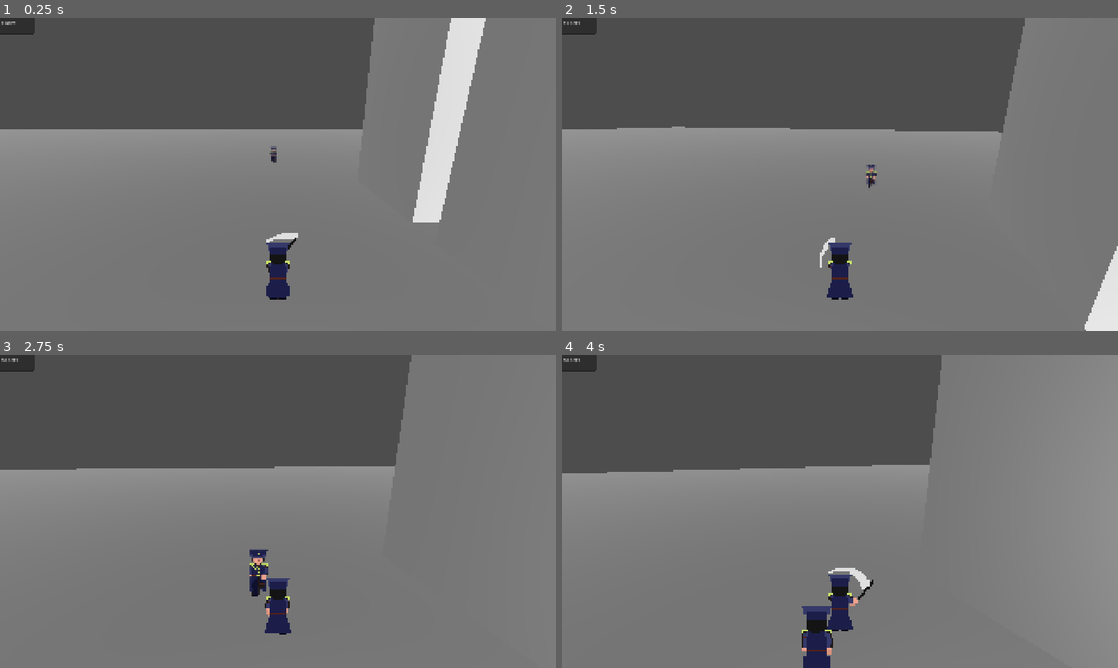
Above: before the commit, frames 1-4 (two rows, left to right).
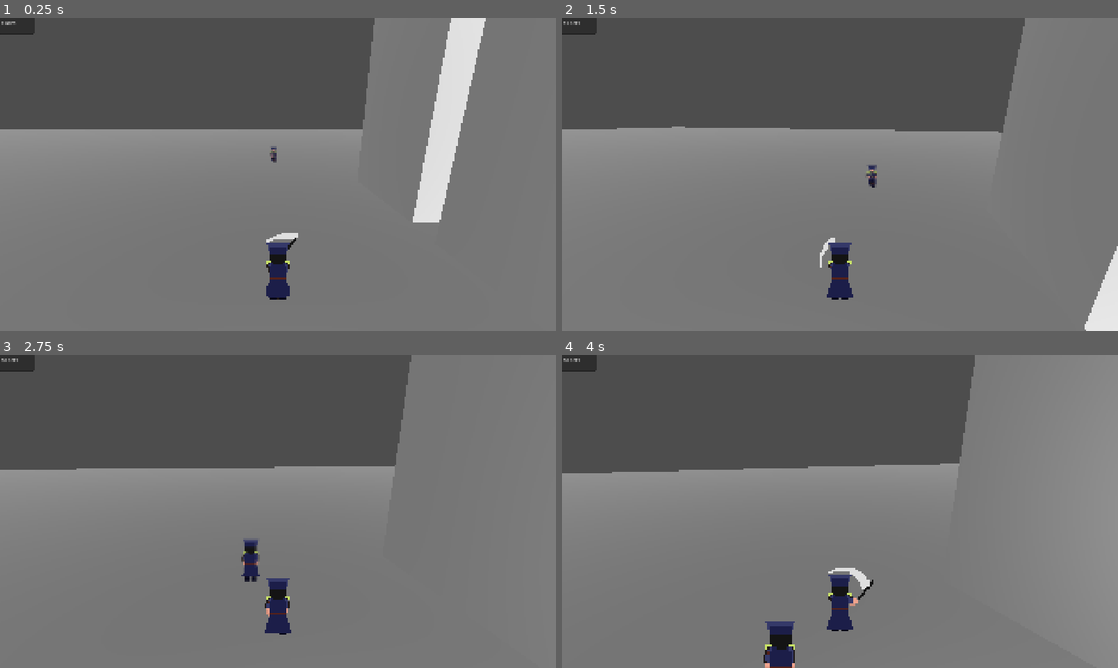
Above: after the commit, the same moments.

Repository: zenrythebard/dinamik_21_gamejam
Game: Godot game, scene res://test_assets/test_3d.tscn
Two runs of this game, one before a commit and one after it. Both use one fixed random seed, a clock stepped at 60 frames per second and the inputs below. This scene is started directly instead of the project's main scene.
Inputs (mouse positions are in pixels of both pictures, inside the frame that each line leads up to):
- Up to frame 1 (0.25 s): no input
- Up to frame 2 (1.5 s): tap Enter (ui_accept) at 0.5, 0.77 s; move the mouse to (867, 174) at 0.52 s; hold W (walk_forward) from 0.53 s (still down); click (867, 174) at 0.6 s; move the mouse to (812, 174) at 1.27 s; click (812, 174) at 1.35 s
- Up to frame 3 (2.75 s): keep holding W (walk_forward); tap Enter (ui_accept) at 1.52 s; move the mouse to (289, 505) at 2.02 s; click (289, 505) at 2.1 s
- Up to frame 4 (4 s): keep holding W (walk_forward); move the mouse to (834, 517) at 2.77 s; click (834, 517) at 2.85 s; tap Enter (ui_accept) at 3.02, 3.77 s; move the mouse to (878, 514) at 3.52 s; click (878, 514) at 3.6 s

The runs differ from the first frame. In frame 1, less than 0.1% of the frame differs, in the area x 48-50%, y 42-47%; in frame 2, less than 0.1%; in frame 3, 0.6%; in frame 4, 3.7%, in the area x 8-75%, y 0-100%.

Commit message:
start behaviour

Diff:
--- a/test_assets/ninja.gd
+++ b/test_assets/ninja.gd
@@ -7,7 +7,9 @@
 var target_pos : Vector3
 var follow_player : bool = true
 var player_in_range : bool = false
-var first_strike : bool = true
+var first_strike : bool = false
+var able_attack : bool = false
+var attack_in_range : bool = false
 var player_facing : Vector2
 @export var sprite: AnimatedSprite3D
 @export var animation_tree: AnimationTree
@@ -29,6 +31,7 @@
 		#velocity.y = JUMP_VELOCITY
 	ninja_behaviour()
 	move_and_slide()
+	direction_relative_to_player()
 
 func ninja_behaviour():
 	if target:
@@ -38,22 +41,57 @@
 			elif first_strike == true:
 				run_to_player()
 			else:
-				velocity.x = move_toward(velocity.x, 0, SPEED)
-				velocity.z = move_toward(velocity.z, 0, SPEED)
-				animation_player.play("idle")
+				idle_behaviour()
 	else:
-		velocity.x = move_toward(velocity.x, 0, SPEED)
-		velocity.z = move_toward(velocity.z, 0, SPEED)
-		animation_player.play("idle")
+		idle_behaviour()
 
 func run_to_player():
+	await get_tree().create_timer(0.1).timeout
 	target_pos = target.position
 	nav_agent.target_position = target_pos
 	var next_path_pos : Vector3 = nav_agent.get_next_path_position()
 	var direction : Vector3 = global_position.direction_to(next_path_pos)
 	velocity = direction * SPEED
 	animation_tree["parameters/walk/blend_position"] = player_facing
-	print(animation_tree["parameters/walk/blend_position"])
+	animation_tree["parameters/blend_walk/blend_amount"] = 1
+
+func hover_behaviour():
+	return
+
+func idle_behaviour():
+	await get_tree().create_timer(0.1).timeout
+	velocity.x = move_toward(velocity.x, 0, SPEED)
+	velocity.z = move_toward(velocity.z, 0, SPEED)
+	animation_tree["parameters/blend_walk/blend_amount"] = 0
+
+
+func first_strike_behaviour():
+	if first_strike == true :
+		if attack_in_range == false :
+			run_to_player()
+		else :
+
+
+			return
+
+func attack_behaviour():
+	return
+
+
+
+
+var player_position_relative_x : String
+var player_position_relative_z : String
+
+func direction_relative_to_player () :
+	if player.global_position.x > global_position.x:
+		player_position_relative_x = "east"
+	if player.global_position.x < global_position.x:
+		player_position_relative_x = "west"
+	if player.global_position.z > global_position.z:
+		player_position_relative_z = "south"
+	if player.global_position.z < global_position.z:
+		player_position_relative_z = "north"
 
 func delta_distance_to_player_calc() -> bool:
 	var prev_dis : float
@@ -77,3 +115,12 @@
 func _on_zone_of_control_body_exited(body: Node3D) -> void:
 	if body is Player:
 		player_in_range = false
+
+func _on_zone_of_attack_body_entered(body: Node3D) -> void:
+	if body is Player:
+		attack_in_range = true
+		print ("attack_able")
+
+func _on_zone_of_attack_body_exited(body: Node3D) -> void:
+	if body is Player:
+		attack_in_range = false
--- a/test_assets/ninja.tscn
+++ b/test_assets/ninja.tscn
@@ -4,7 +4,12 @@
 [ext_resource type="Texture2D" uid="uid://cfyjdavolww0x" path="res://test_assets/Guard Attack.png" id="2_wurd0"]
 [ext_resource type="Texture2D" uid="uid://d4nvh577j784e" path="res://test_assets/guard sprite (1).png" id="3_4t13w"]
 
-[sub_resource type="AnimationNodeOneShot" id="AnimationNodeOneShot_071xj"]
+[sub_resource type="AnimationNodeBlend2" id="AnimationNodeBlend2_071xj"]
+
+[sub_resource type="AnimationNodeAnimation" id="AnimationNodeAnimation_vsbne"]
+animation = &"idle"
+
+[sub_resource type="AnimationNodeOneShot" id="AnimationNodeOneShot_wurd0"]
 
 [sub_resource type="AnimationNodeAnimation" id="AnimationNodeAnimation_071xj"]
 animation = &"walk_backward"
@@ -34,12 +39,17 @@
 blend_point_3/name = &"walk_left"
 
 [sub_resource type="AnimationNodeBlendTree" id="AnimationNodeBlendTree_jc63w"]
-graph_offset = Vector2(-582.7234, 60.089737)
-nodes/oneshot_attack/node = SubResource("AnimationNodeOneShot_071xj")
-nodes/oneshot_attack/position = Vector2(60, 100)
+graph_offset = Vector2(-488.90137, 102.10952)
+nodes/output/position = Vector2(560, 176)
+nodes/oneshot_attack/node = SubResource("AnimationNodeOneShot_wurd0")
+nodes/oneshot_attack/position = Vector2(304, 144)
 nodes/walk/node = SubResource("AnimationNodeBlendSpace2D_ugkvk")
-nodes/walk/position = Vector2(-180, 120)
-node_connections = [&"output", 0, &"oneshot_attack", &"oneshot_attack", 0, &"walk"]
+nodes/walk/position = Vector2(-240, 288)
+nodes/ide/node = SubResource("AnimationNodeAnimation_vsbne")
+nodes/ide/position = Vector2(-256, 64)
+nodes/blend_walk/node = SubResource("AnimationNodeBlend2_071xj")
+nodes/blend_walk/position = Vector2(-16, 80)
+node_connections = [&"output", 0, &"oneshot_attack", &"oneshot_attack", 0, &"blend_walk", &"blend_walk", 0, &"ide", &"blend_walk", 1, &"walk"]
 
 [sub_resource type="Animation" id="Animation_l0q54"]
 length = 0.001
@@ -737,6 +747,7 @@
 parameters/oneshot_attack/internal_active = false
 parameters/oneshot_attack/request = 0
 parameters/walk/blend_position = Vector2(0.023608804, 0.06849313)
+parameters/blend_walk/blend_amount = 0.0
 
 [node name="AnimationPlayer" type="AnimationPlayer" parent="." unique_id=1989594591]
 libraries/ = SubResource("AnimationLibrary_4vfer")
@@ -759,10 +770,13 @@
 shape = SubResource("CylinderShape3D_1icll")
 debug_color = Color(8.7236984e-08, 0.11272059, 0.13832667, 0.42)
 
-[node name="Area3D" type="Area3D" parent="." unique_id=428165025]
-
-[node name="CollisionShape3D" type="CollisionShape3D" parent="Area3D" unique_id=1417662229]
+[node name="ZoneOfAttack" type="Area3D" parent="." unique_id=428165025]
+
+[node name="CollisionShape3D" type="CollisionShape3D" parent="ZoneOfAttack" unique_id=1417662229]
 shape = SubResource("CylinderShape3D_071xj")
 
 [connection signal="body_entered" from="ZoneOfControl" to="." method="_on_zone_of_control_body_entered"]
 [connection signal="body_exited" from="ZoneOfControl" to="." method="_on_zone_of_control_body_exited"]
+[connection signal="area_entered" from="ZoneOfAttack" to="." method="_on_zone_of_attack_area_entered"]
+[connection signal="body_entered" from="ZoneOfAttack" to="." method="_on_zone_of_attack_body_entered"]
+[connection signal="body_exited" from="ZoneOfAttack" to="." method="_on_zone_of_attack_body_exited"]
Not shown, added: test_assets/test_3d.tscn2120398855.tmp
Not shown, added: test_assets/test_3d.tscn5799109193.tmp
